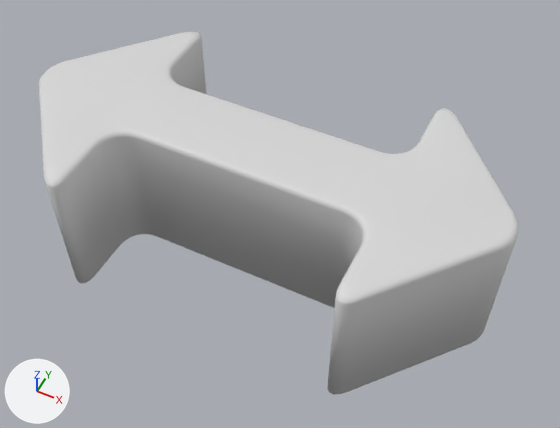
Before and after pictures for a commit that changed the FBX model Assets/3D/arrow1.fbx.
Camera for both pictures: a 50 mm lens placed at (0.874, -1.589, 2.184), pointed at (0.084, -0.009, 0.209). Every picture has the same lights, and +X, +Y and +Z are marked at lower left.

The older version as bpy lines, for what is in view:
```python
me_큐브_008 = bpy.data.meshes.new('큐브.008')
me_큐브_008.from_pydata(...)  # 472 vertices, 408 faces; spans x -0.84..0.84, y -0.44..0.44, z 0.0..0.5
me_큐브_008.materials.append(mat_white1)  # light grey #d8d8d8
ob_arrow1 = bpy.data.objects.new('arrow1', me_큐브_008)
ob_arrow1.location = (0.0, 0.0, 0.0)
```
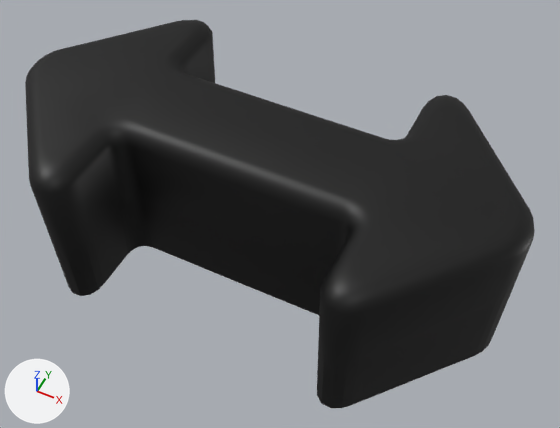
Commit message: 화살표 외곽선렌더링 추가

The change, as a list of edits to the scene's bpy script:
```text
Add mat_black:
    mat_black = principled_material('Black')
    mat_black.base_color = (0.0, 0.0, 0.0)  # black #000000
Change me_큐브_008:
    used by ob_arrow1; location = (0.0, 0.0, 0.0)
    remove me_큐브_008.from_pydata(...)  # 472 vertices, 408 faces; spans x -0.84..0.84, y -0.44..0.44, z 0.0..0.5
    add me_큐브_008.from_pydata(...)  # 944 vertices, 816 faces; spans x -0.88..0.88, y -0.48..0.48, z -0.04..0.54
    me_큐브_008 part 1: a new loose piece of 472 vertices spanning x -0.88..0.88, y -0.48..0.48, z -0.04..0.54, in mat_black (black #000000)
    add me_큐브_008.materials.append(mat_black)  # black #000000
```

Location of each change, (x1, y1, x2, y2) in pixels of the pictures (560 x 428 px):
'arrow1', reshaped (6% wider, 7% taller)
    before: (39, 32, 519, 394)
    after: (25, 20, 535, 408)
part 1 of me_큐브_008, added (black)
    after: (25, 20, 535, 408)
